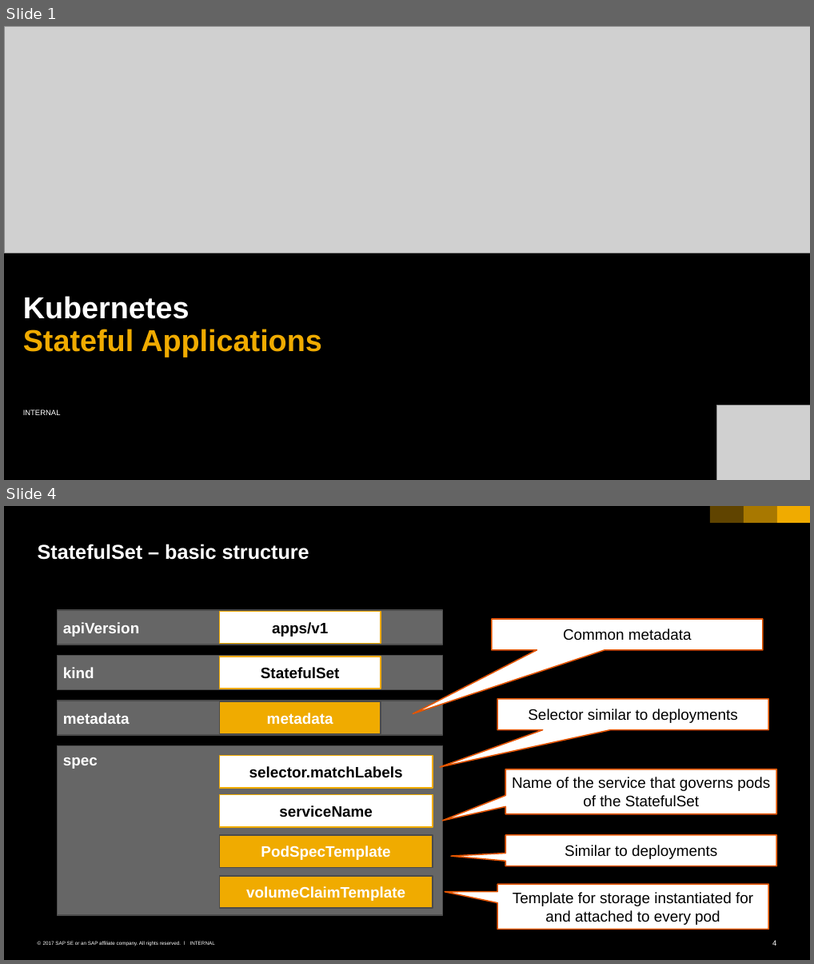
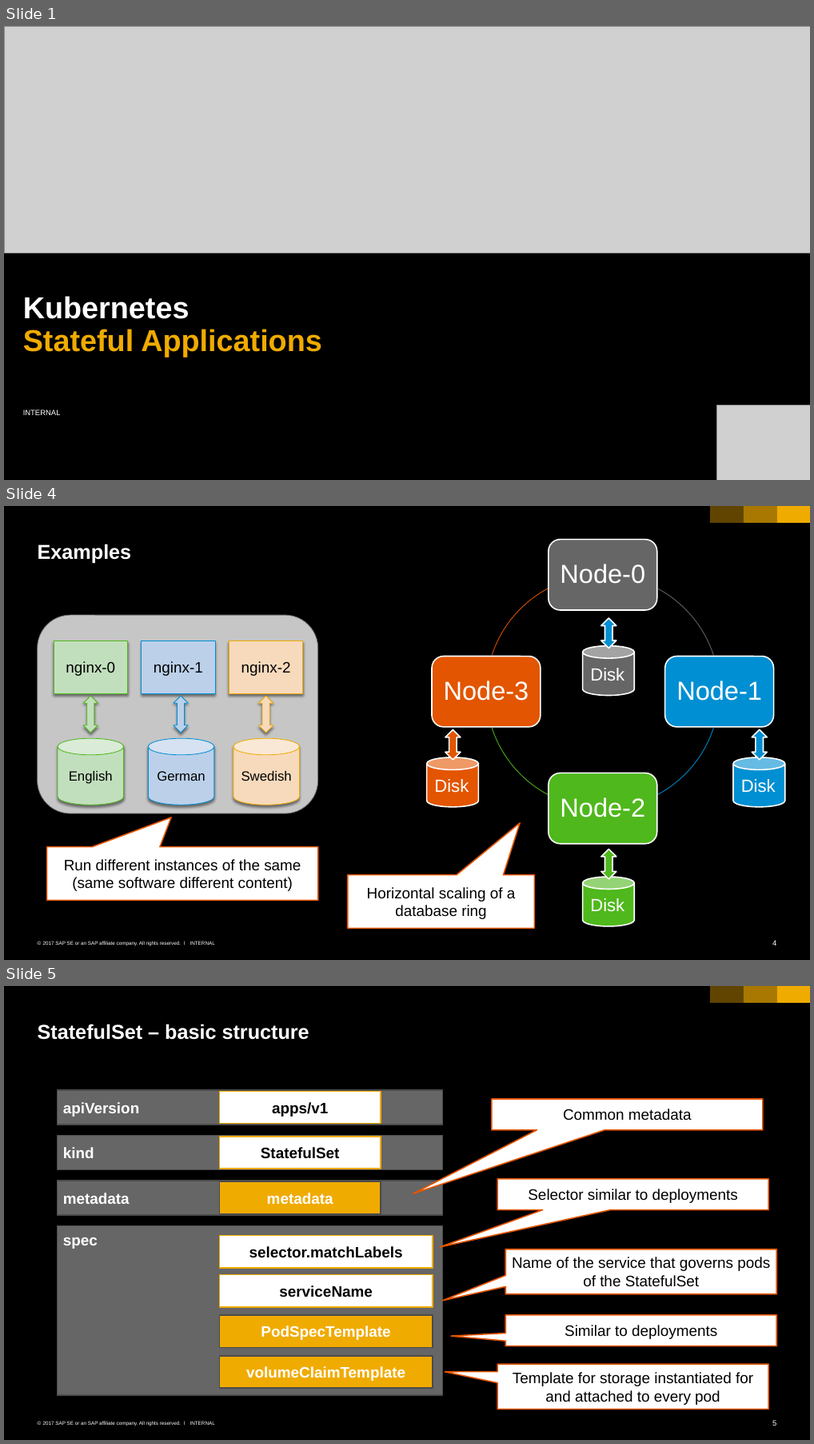
Before and after one commit to cuijiyao01/docker-k8s-training, a slide deck: kubernetes/10_statefulset.pptx. Shown one above the other, each under a label of ours: slides 1 and 4 before the commit, slides 1, 4 and 5 after it; the slides between them are not shown. The pictures are 814x964 and 814x1444 pixels, drawn with LibreOffice and Linux fonts; fonts in the diff are those of the drawing; grey boxes stand for pictures; background and template pictures are left out. Boxes give left, top, right and bottom in pixels: in the first picture for what was removed or moved away, otherwise in the second. Text is boxed around its words. In the diff, an @@ line names an element or a change of style, - is before the commit and + after.

```diff
--- a/kubernetes/10_statefulset.pptx
+++ b/kubernetes/10_statefulset.pptx
@@ slide 4 added at (4,506,810,960), background #000000; not listed: 6 template elements that a slide beside it also shows @@
@@ title added at (38,544,132,564), 24 pt, text #FFFFFF, bold @@
+Examples
@@ group added at (432,540,774,844): 4 rounded rectangles, 4 texts, 4 freeform shapes @@
+Node-0
+Node-1
+Node-2
+Node-3
@@ rounded rectangle added at (38,615,318,813), fill #C6C6C6, outline #666666 0.79 pt @@
@@ up down arrow added at (602,618,616,648), fill #008FD3, outline #FFFFFF 1.5 pt @@
@@ rectangle added at (54,641,127,693), fill #C2DFBD, outline #4FB81C 0.79 pt, 18 pt, text #000000 @@
+nginx-0
@@ rectangle added at (142,641,215,693), fill #BDD1EA, outline #008FD3 0.79 pt, 18 pt, text #000000 @@
+nginx-1
@@ rectangle added at (229,641,302,693), fill #F8DABD, outline #F0AB00 0.79 pt, 18 pt, text #000000 @@
+nginx-2
@@ cylinder added at (582,646,634,696), fill #666666, outline #FFFFFF 1.5 pt, 21 pt, text #FFFFFF @@
+Disk
@@ up down arrow added at (83,696,98,732), fill #C2DFBD, outline #4FB81C 0.79 pt @@
@@ up down arrow added at (174,696,188,732), fill #BDD1EA, outline #008FD3 0.79 pt @@
@@ up down arrow added at (258,696,273,732), fill #F8DABD, outline #F0AB00 0.79 pt @@
@@ cylinder added at (58,738,124,804), fill #C2DFBD, outline #4FB81C 0.79 pt, 16 pt, text #000000 @@
+English
@@ cylinder added at (149,738,214,804), fill #BDD1EA, outline #008FD3 0.79 pt, 16 pt, text #000000 @@
+German
@@ cylinder added at (234,738,299,804), fill #F8DABD, outline #F0AB00 0.79 pt, 16 pt, text #000000 @@
+Swedish
@@ up down arrow added at (446,730,460,760), fill #E35500, outline #FFFFFF 1.5 pt @@
@@ up down arrow added at (752,730,767,760), fill #008FD3, outline #FFFFFF 1.5 pt @@
@@ cylinder added at (427,757,479,807), fill #E35500, outline #FFFFFF 1.5 pt, 21 pt, text #FFFFFF @@
+Disk
@@ cylinder added at (734,757,786,807), fill #008FD3, outline #FFFFFF 1.5 pt, 21 pt, text #FFFFFF @@
+Disk
@@ speech box added at (47,846,318,900), fill #FFFFFF, outline #E35500 1.5 pt, 18 pt, text #000000 @@
+Run different instances of the same (same software different content)
@@ up down arrow added at (602,848,616,879), fill #4FB81C, outline #FFFFFF 1.5 pt @@
@@ speech box added at (348,874,534,928), fill #FFFFFF, outline #E35500 1.5 pt, 18 pt, text #000000 @@
+Horizontal scaling of a database ring
@@ cylinder added at (582,876,634,925), fill #4FB81C, outline #FFFFFF 1.5 pt, 21 pt, text #FFFFFF @@
+Disk
@@ what was slide 4 is now slide 5 @@
@@ page number at (773,1420,777,1425): text changed @@
-4
+5
```
Also in this commit, not shown: 1 slide changed, 2 other slides added, 1 slide removed.
